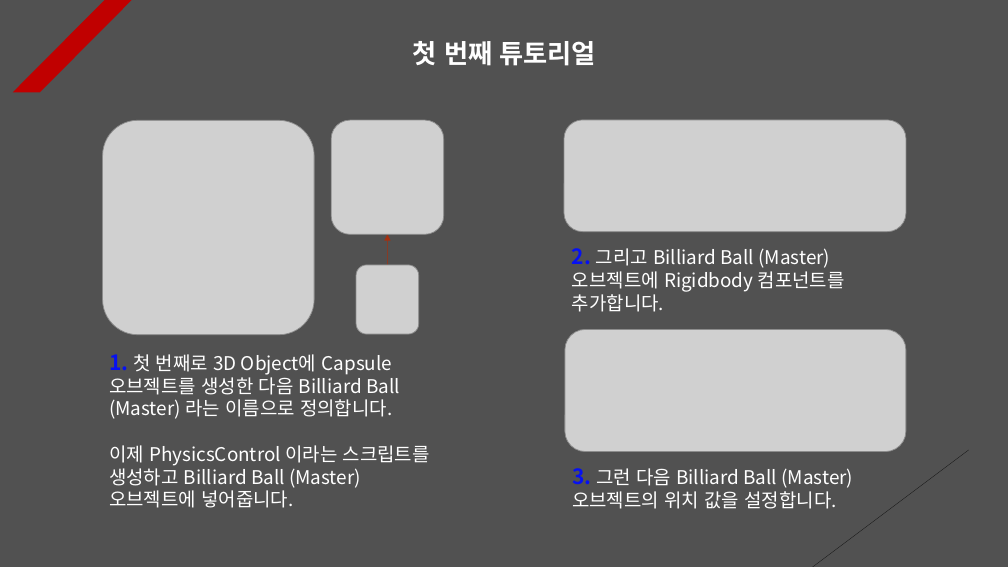
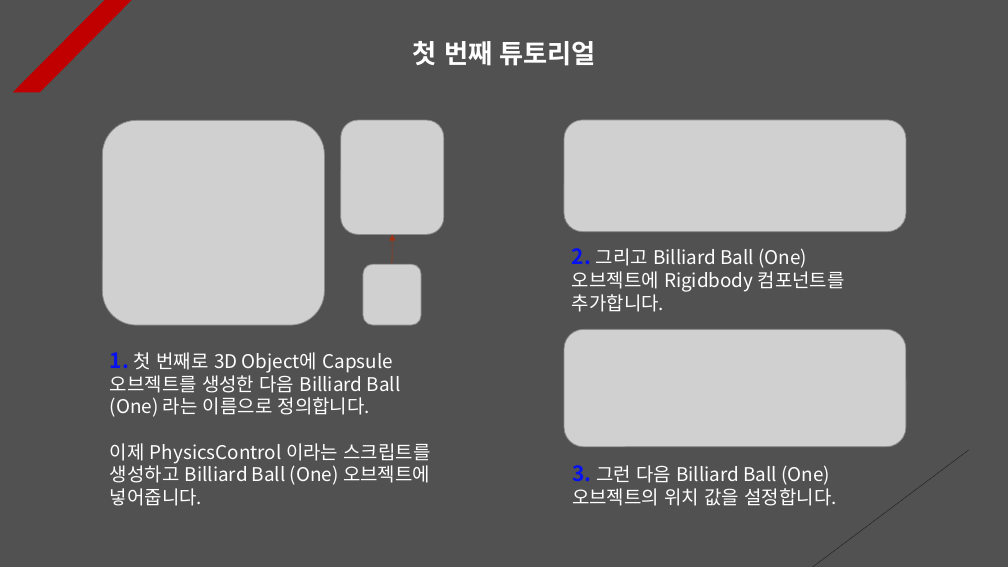
Before and after one commit to Unity2033/3D-UnityEngine, a slide deck: slide 1 of Assets/Physics/PPT Data/Physics Example.pptx. Drawn at 1008x567 pixels with LibreOffice and Linux fonts; fonts in the diff are those of the drawing; grey boxes stand for pictures. Boxes give left, top, right and bottom in pixels: in the first picture for what was removed or moved away, otherwise in the second. Text is boxed around its words. In the diff, an @@ line names an element or a change of style, - is before the commit and + after.

Commit message:
Physics Tutorial Renewal
- Mouse lock system setting and
  disabling system settings

- Eliminate the message-based
  system

- Implement a physical object to
  rotate with the mouse

- Delete resource data

- Each PPT Data Update

```diff
--- a/Assets/Physics/PPT Data/Physics Example.pptx
+++ b/Assets/Physics/PPT Data/Physics Example.pptx
@@ picture: place and size @@
-picture at [103,120,315,335]
+picture at [102,120,324,325]
@@ picture: place and size @@
-picture at [331,120,444,234]
+picture at [341,120,444,234]
@@ arrow moved from (387, 265) - (387, 234) to (392, 265) - (392, 234) @@
@@ picture: place and size @@
-picture at [356,265,419,333]
+picture at [363,264,421,325]
@@ text at [572,248,845,312]: text changed @@
-2. 그리고 Billiard Ball (Master) 오브젝트에 Rigidbody 컴포넌트를 추가합니다.
+2. 그리고 Billiard Ball (One) 오브젝트에 Rigidbody 컴포넌트를 추가합니다.
@@ text at [110,352,431,506]: text changed @@
-1. 첫 번째로 3D Object에 Capsule 오브젝트를 생성한 다음 Billiard Ball (Master) 라는 이름으로 정의합니다.
-이제 PhysicsControl 이라는 스크립트를 생성하고 Billiard Ball (Master) 오브젝트에 넣어줍니다.
+1. 첫 번째로 3D Object에 Capsule 오브젝트를 생성한 다음 Billiard Ball (One) 라는 이름으로 정의합니다.
+이제 PhysicsControl 이라는 스크립트를 생성하고 Billiard Ball (One) 오브젝트에 넣어줍니다.
@@ picture: place and size @@
-picture at [565,330,906,452]
+picture at [564,330,906,447]
@@ text at [572,465,836,506]: text changed @@
-3. 그런 다음 Billiard Ball (Master) 오브젝트의 위치 값을 설정합니다.
+3. 그런 다음 Billiard Ball (One) 오브젝트의 위치 값을 설정합니다.
```
Also in this commit, not shown: 4 other slides changed, 1 slide added, 2 slides removed, 13 other files.
